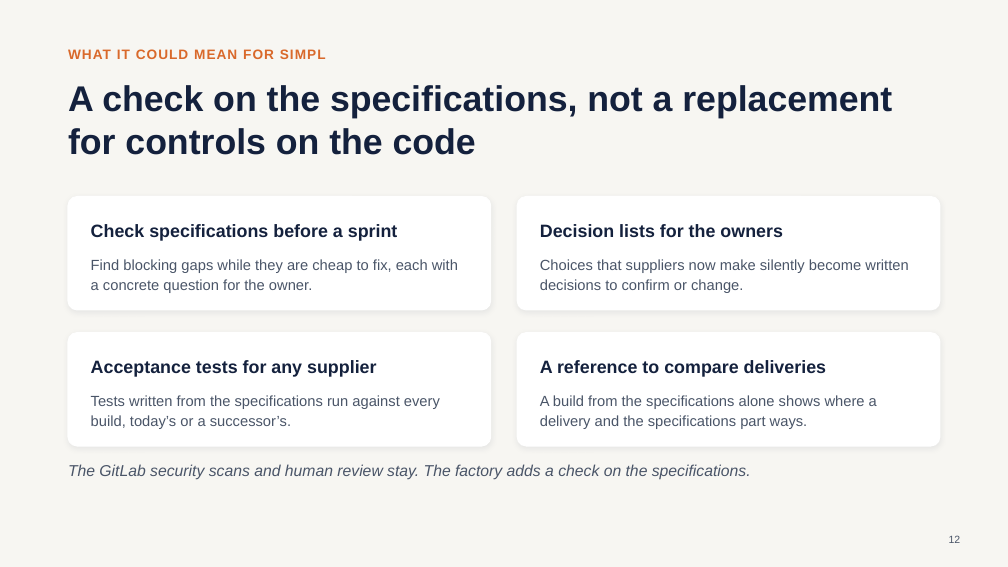
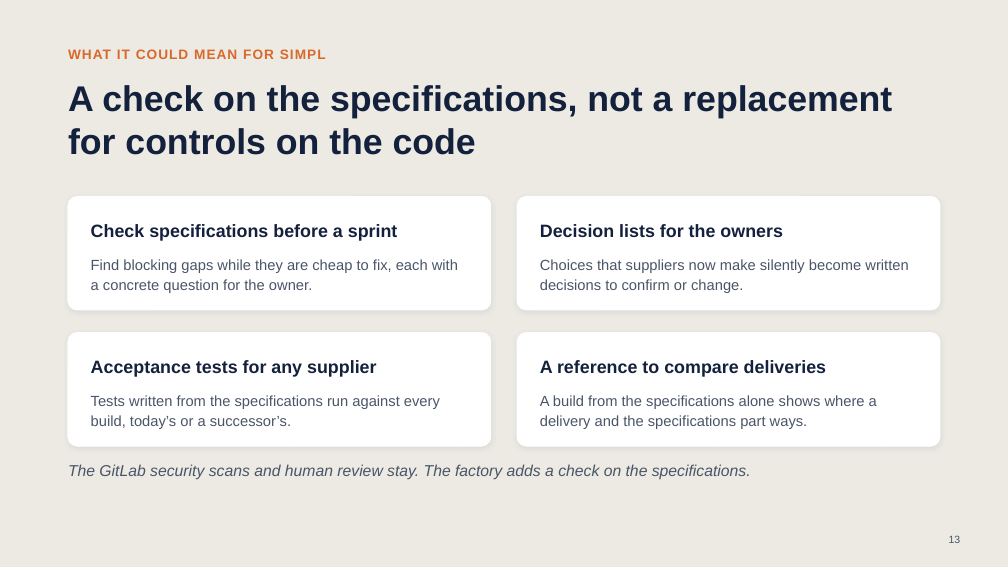
Before and after one commit to barrynauta/simpl-local, a slide deck: slide 13 of simpl-spec-factory/presentations/spec-factory-simpl.pptx (slide 12 before the commit). Drawn at 1008x567 pixels with LibreOffice and Linux fonts; fonts in the diff are those of the drawing. Boxes give left, top, right and bottom in pixels: in the first picture for what was removed or moved away, otherwise in the second. Text is boxed around its words. In the diff, an @@ line names an element or a change of style, - is before the commit and + after.

```diff
--- a/simpl-spec-factory/presentations/spec-factory-simpl.pptx
+++ b/simpl-spec-factory/presentations/spec-factory-simpl.pptx
@@ background #F7F6F2 to #ECEAE3 @@
@@ page number at box(949, 535, 961, 543): text changed @@
-12
+13
```
Also in this commit, not shown: 1 other slide changed, 1 slide added, 2 other files.
